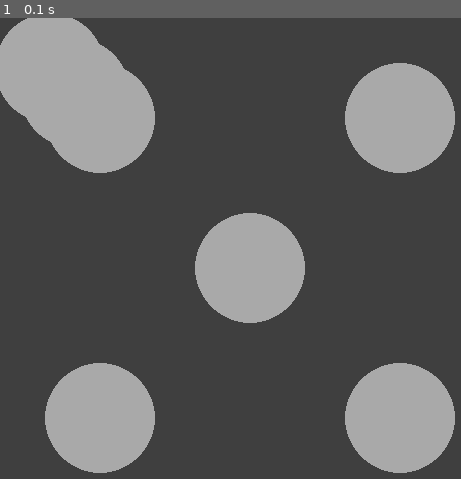
Above: before the commit, frame 1.
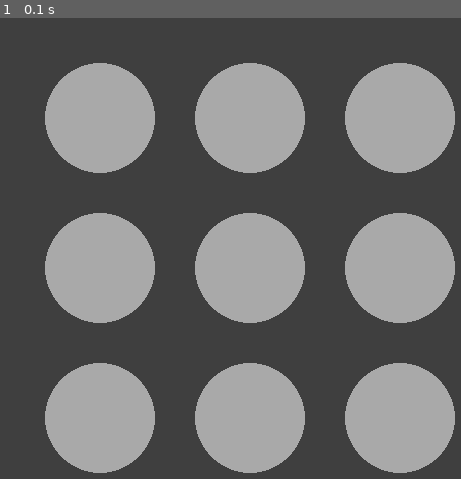
Above: after the commit, the same moment.

Repository: meganclapinski25/Pygame
Game: pygame game, started from game.py
Same seed, same stepped clock (60 frames per second), same inputs: the game is played once before the commit and once after it.
Inputs:
- Up to frame 1 (0.1 s): no input

The runs differ from the first frame. In frame 1, 21% of the frame differs, in the area x 0-99%, y 0-99%.

Commit message:
Finished Challenge 2

Diff:
--- a/game.py
+++ b/game.py
@@ -82,20 +82,20 @@
 
         # Circle 6
         color = (169,169,169)
-        postion = (50, 50)
+        postion = (100, 250)
         pygame.draw.circle(screen, color, postion, 55)
 
         #Circle 7
         color = (169,169,169)
-        postion = (50, 50)
+        postion = (400, 250)
         pygame.draw.circle(screen, color, postion, 55)
 
         #Circle 8
         color = (169,169,169)
-        postion = (75, 75)
+        postion = (250, 100)
         pygame.draw.circle(screen, color, postion, 55)
         #Circle 9
         color = (169,169,169)
-        postion = (50, 50)
+        postion = (250, 400)
         pygame.draw.circle(screen, color, postion, 55)
         pygame.display.flip()
